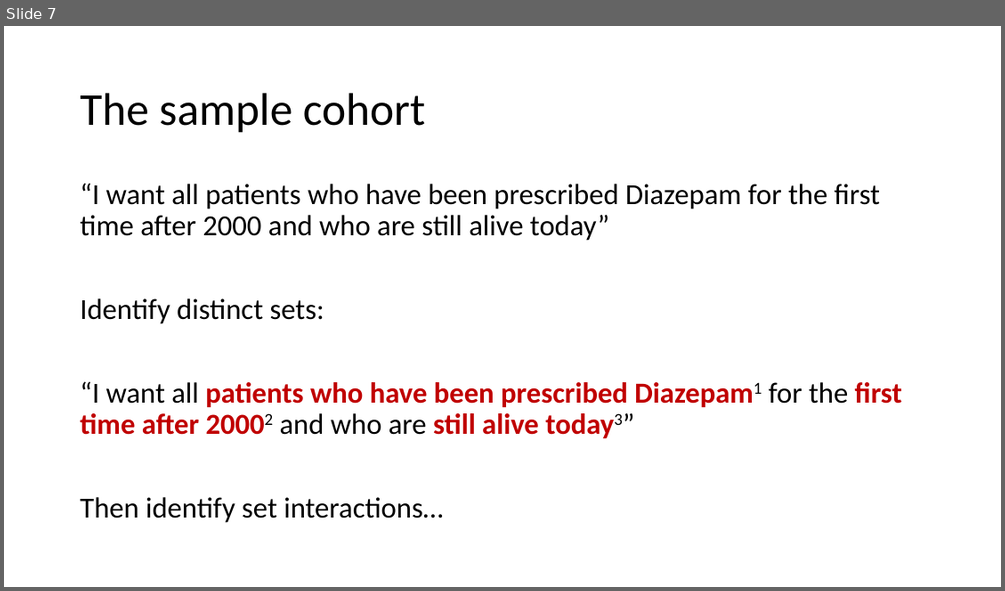
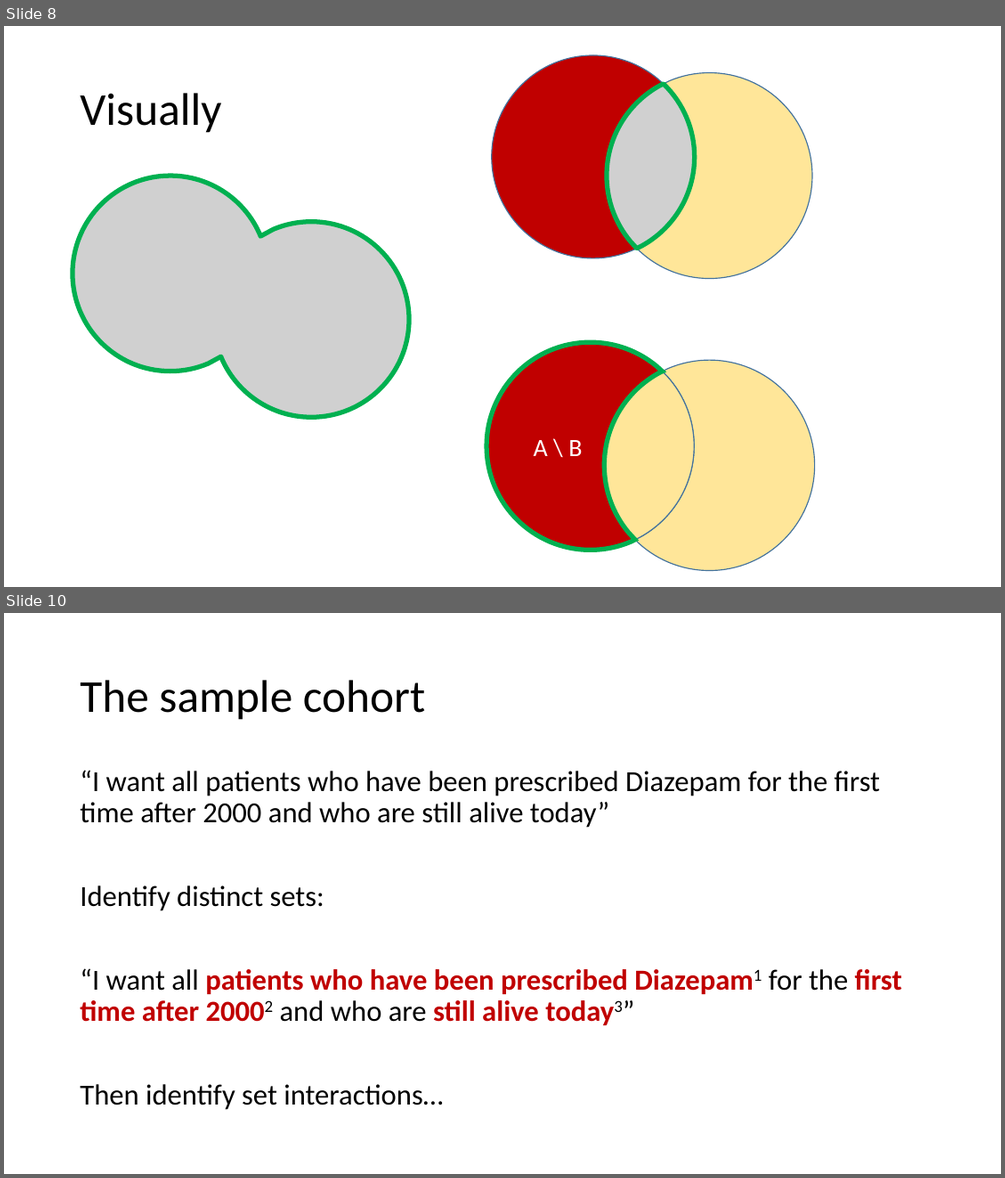
Before and after one commit to HicServices/RDMP, a slide deck: Documentation/Training/CohortBuilder.pptx. Shown one above the other, each under a label of ours: slide 7 before the commit, slides 8 and 10 after it; the slides between them are not shown. The pictures are 1005x591 and 1005x1178 pixels, drawn with LibreOffice and Linux fonts; fonts in the diff are those of the drawing; grey boxes stand for pictures. Boxes give left, top, right and bottom in pixels: in the first picture for what was removed or moved away, otherwise in the second. Text is boxed around its words. In the diff, an @@ line names an element or a change of style, - is before the commit and + after.

```diff
--- a/Documentation/Training/CohortBuilder.pptx
+++ b/Documentation/Training/CohortBuilder.pptx
@@ slide 8 added at box(4, 26, 1001, 587), background #FFFFFF @@
@@ freeform shape added at box(492, 55, 663, 257), fill #C00000, outline #43739E 1 pt @@
@@ freeform shape added at box(637, 73, 812, 279), fill #FFE699, outline #43739E 1 pt @@
@@ title added at box(80, 93, 221, 133), 44 pt, text #000000 @@
+Visually
@@ picture added at box(607, 84, 695, 248) @@
@@ ellipse added at box(73, 176, 268, 370), fill #C00000, outline #00B050 1 pt @@
@@ picture added at box(73, 176, 409, 417) @@
@@ ellipse added at box(213, 222, 409, 417), fill #FFE699, outline #00B050 1 pt @@
@@ freeform shape added at box(486, 342, 662, 550), fill #C00000, outline #00B050 4.5 pt, 24 pt, text #FFFFFF @@
+A \ B
@@ freeform shape added at box(605, 371, 695, 540), fill #FFE699, outline #43739E 1 pt @@
@@ freeform shape added at box(635, 361, 815, 571), fill #FFE699, outline #43739E 1 pt @@
@@ what was slide 7 is now slide 10 @@
```
Also in this commit, not shown: 4 slides changed, 9 other slides added, 1 slide removed.
